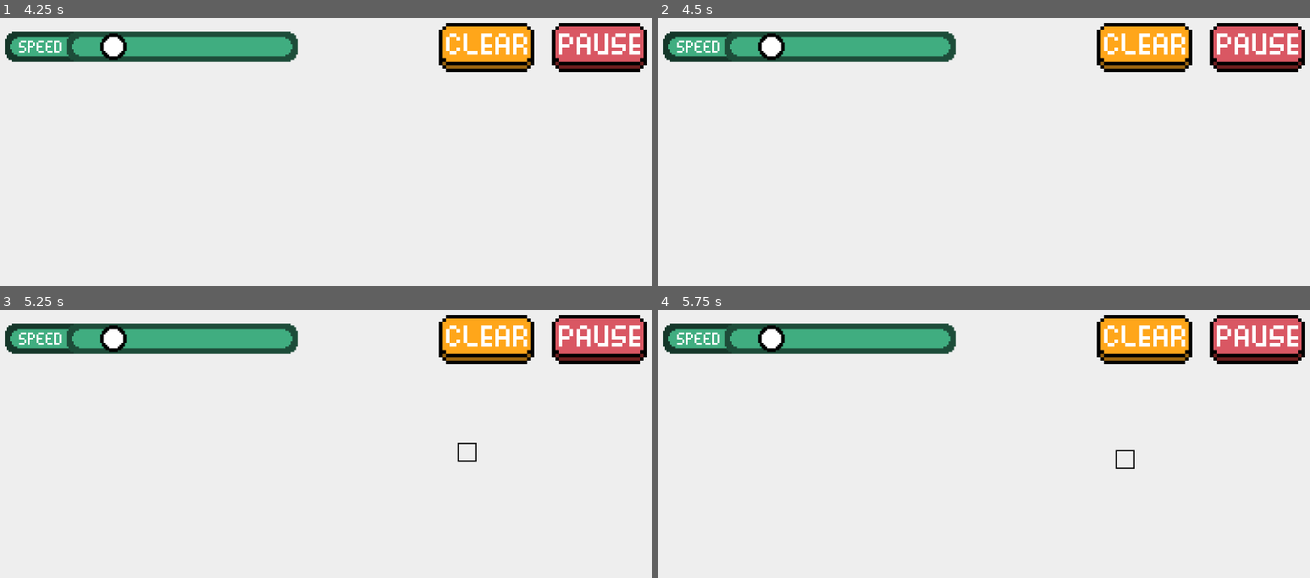
Above: before the commit, frames 1-4 (two rows, left to right).
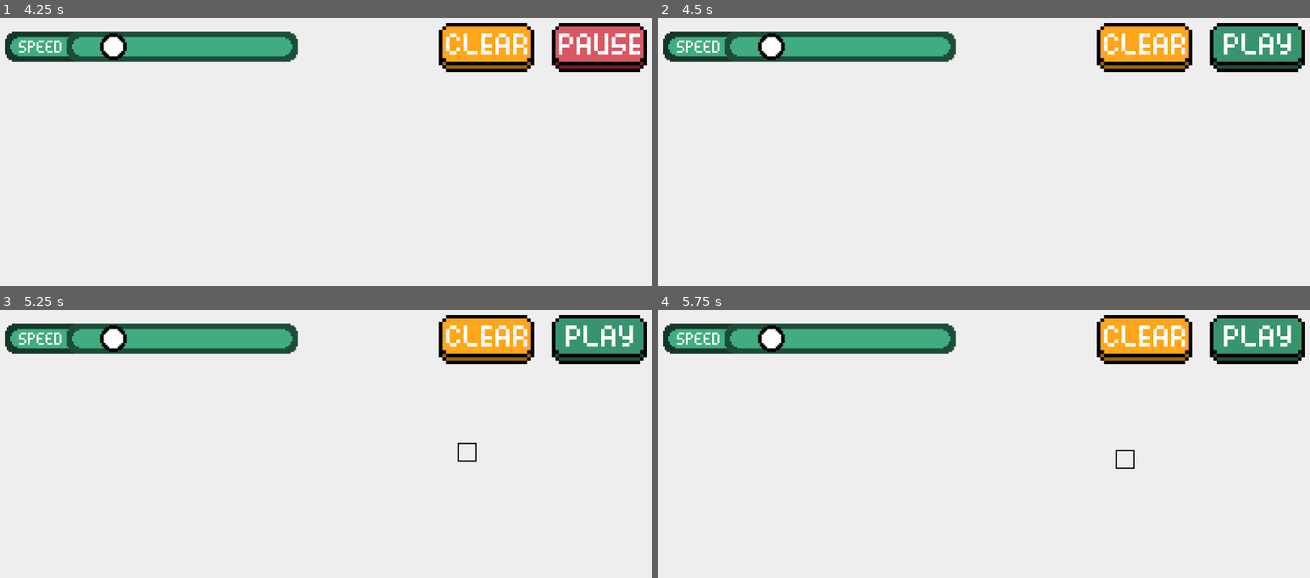
Above: after the commit, the same moments.

Repository: amaark/conways-game-of-life
Game: Godot game, scene res://scenes/main.tscn
Same seed, same stepped clock (60 frames per second), same inputs: the game is played once before the commit and once after it.
Inputs (mouse positions are in pixels of both pictures, inside the frame that each line leads up to):
- Up to frame 1 (4.25 s): click (489, 47) at 0.5 s; click (599, 47) at 1.25 s; click (599, 47) at 2 s; click (489, 47) at 2.75 s; click (599, 47) at 3.5 s
- Up to frame 2 (4.5 s): click (1147, 47) at 4.25 s
- Up to frame 3 (5.25 s): tap Enter at 5 s; move the mouse to (475, 468) at 5.02 s; hold S (camera_move_down) from 5.03 s (still down)
- Up to frame 4 (5.75 s): keep holding S (camera_move_down)

Frame 1 is identical in both runs. In frame 2, 1.8% of the frame differs, in the area x 85-99%, y 3-19%; in frame 3, 1.8%; in frame 4, 1.8%.

Commit message:
Pause game on clear button press

Diff:
--- a/scripts/hud.gd
+++ b/scripts/hud.gd
@@ -14,20 +14,27 @@
 var pause_texture_normal = preload("res://assets/pause_button_normal.png")
 var pause_texture_pressed = preload("res://assets/pause_button_pressed.png")
 
+func play_game() -> void:
+	play.emit()
+	paused = false
+	play_button.texture_normal = pause_texture_normal
+	play_button.texture_pressed = pause_texture_pressed
+
+func pause_game() -> void:
+	pause.emit()
+	paused = true
+	play_button.texture_normal = play_texture_normal
+	play_button.texture_pressed = play_texture_pressed
+
 func _on_play_button_pressed() -> void:
 	if paused:
-		play.emit()
-		paused = false
-		play_button.texture_normal = pause_texture_normal
-		play_button.texture_pressed = pause_texture_pressed
+		play_game()
 	else:
-		pause.emit()
-		paused = true
-		play_button.texture_normal = play_texture_normal
-		play_button.texture_pressed = play_texture_pressed
+		pause_game()
 
 func _on_speed_slider_value_changed(value: float) -> void:
 	change_speed.emit(value)
 
 func _on_clear_button_pressed() -> void:
 	clear.emit()
+	pause_game()
